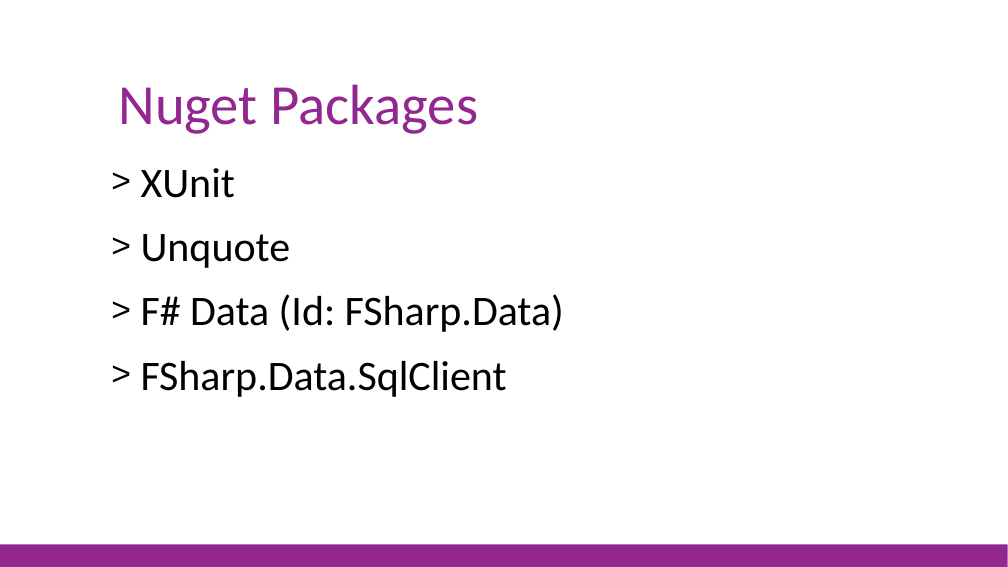
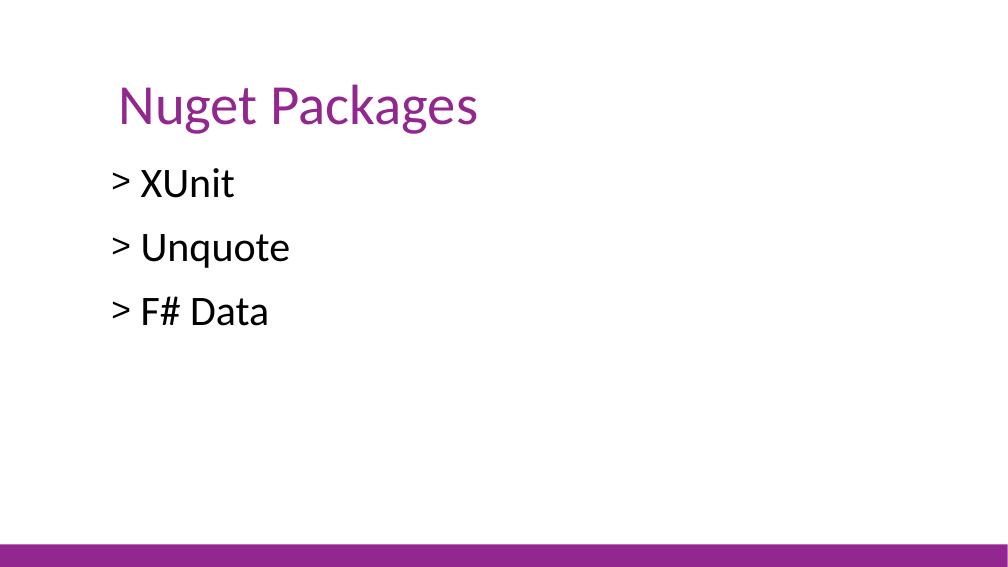
Before and after one commit to jorgef/fsharpworkshop, a slide deck: slide 6 of FSharpWorkshop_Slides.pptx. Drawn at 1008x567 pixels with LibreOffice and Linux fonts; fonts in the diff are those of the drawing. Boxes give left, top, right and bottom in pixels: in the first picture for what was removed or moved away, otherwise in the second. Text is boxed around its words. In the diff, an @@ line names an element or a change of style, - is before the commit and + after.

Commit message:
Removed SqlClient TypeProvider

```diff
--- a/FSharpWorkshop_Slides.pptx
+++ b/FSharpWorkshop_Slides.pptx
@@ text at [141,296,269,326]: text changed @@
-> F# Data (Id: FSharp.Data)
-> FSharp.Data.SqlClient
+> F# Data
```
Also in this commit, not shown: 11 other slides changed, 22 other files.
